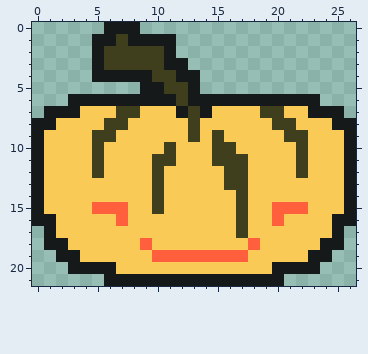
File history of a pixel-art sprite, working/sprites/enemy_heavy.png. Above: the version before the commit.
The file is 27x22 pixels.
After the commit:
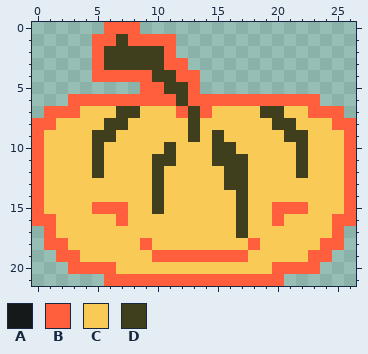
Palette (. is transparent): A #15191a  B #ff5f3d  C #faca57  D #3f3f1d
Change:
Changed rows in their new state; - is an unchanged pixel.
first column x 0:
 0 ------BBB------------------
 1 -----BB-BBBB---------------
 2 -----B-----B---------------
 3 -----B-----BB--------------
 4 -----BBBBB--BB-------------
 5 ---------BB--B-------------
 6 ---BBBBBBBBB-BBBBBBBBBBB---
 7 -BBB--------B-B--------BBB-
 8 BB-----------------------BB
 9 B-------------------------B
10 B-------------------------B
11 B-------------------------B
12 B-------------------------B
13 B-------------------------B
14 B-------------------------B
15 B-------------------------B
16 BB-----------------------BB
17 -B-----------------------B-
18 -BB---------------------BB-
19 --BB-------------------BB--
20 ---BBBB-------------BBBB---
21 ------BBBBBBBBBBBBBBB------
Pixel boxes of the changes (left, top, right, bottom) in both pictures:
changed: (32, 22, 356, 286)
